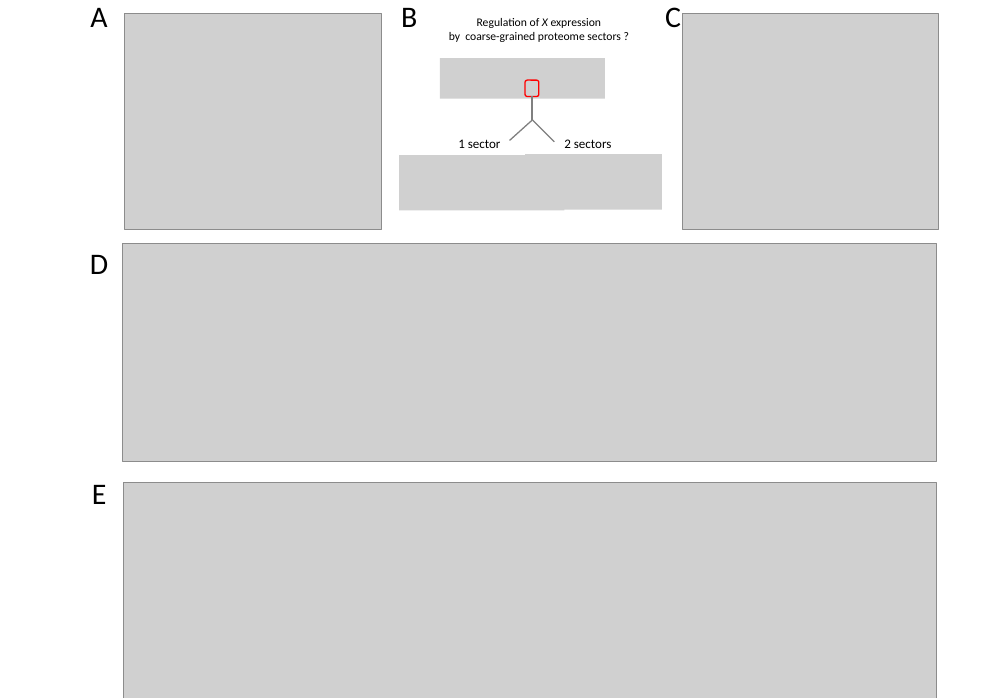
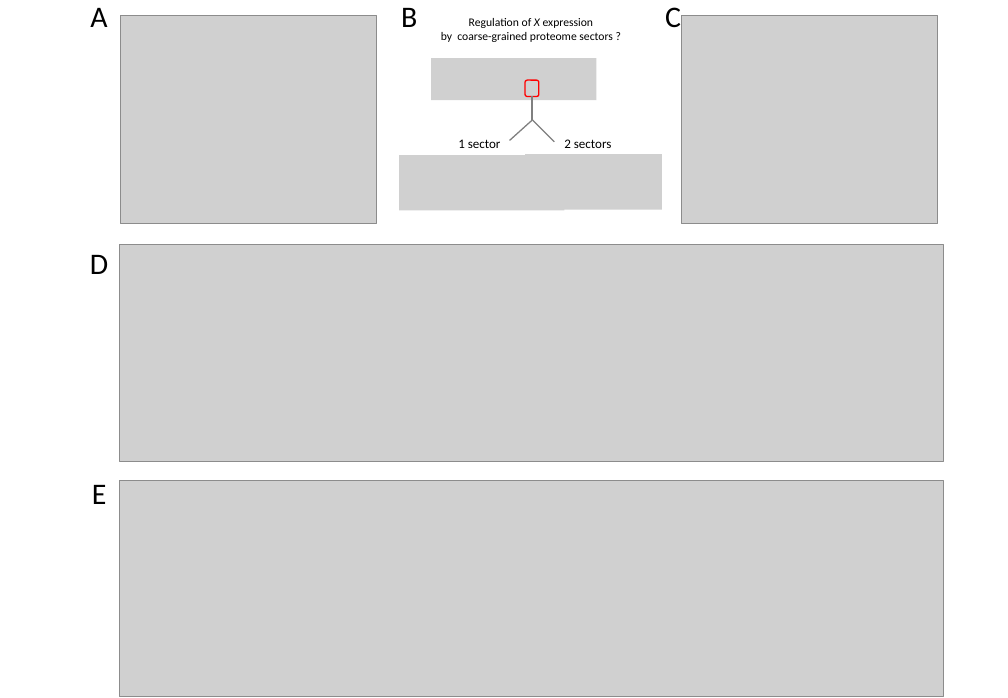
Before and after one commit to ImperialCollegeLondon/coli-whole-cell-coarse-grained-model, a slide deck: slide 1 of figure-assembly/figure-3.pptx. Drawn at 1008x698 pixels with LibreOffice and Linux fonts; fonts in the diff are those of the drawing; grey boxes stand for pictures. Boxes give left, top, right and bottom in pixels: in the first picture for what was removed or moved away, otherwise in the second. Text is boxed around its words. In the diff, an @@ line names an element or a change of style, - is before the commit and + after.

```diff
--- a/figure-assembly/figure-3.pptx
+++ b/figure-assembly/figure-3.pptx
@@ picture resized from (x1=125, y1=13, x2=382, y2=229) to (x1=120, y1=16, x2=377, y2=224) @@
@@ text "Regulation of X expression" moved from (x1=449, y1=18, x2=621, y2=42) to (x1=441, y1=18, x2=613, y2=42) @@
@@ picture resized from (x1=682, y1=14, x2=939, y2=230) to (x1=681, y1=16, x2=938, y2=224) @@
@@ picture moved from (x1=440, y1=58, x2=606, y2=99) to (x1=431, y1=58, x2=597, y2=100) @@
@@ picture resized from (x1=123, y1=244, x2=937, y2=462) to (x1=119, y1=245, x2=943, y2=461) @@
@@ picture resized from (x1=124, y1=483, x2=937, y2=698) to (x1=119, y1=481, x2=943, y2=697) @@
```
Also in this commit, not shown: 49 other files.
